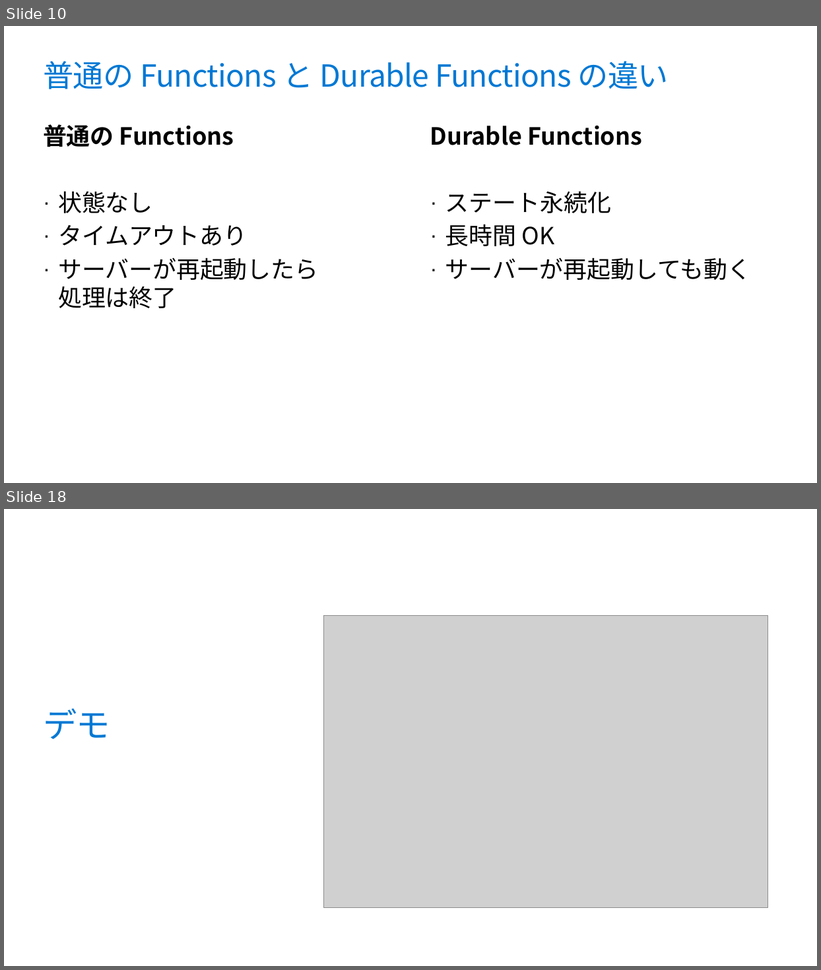
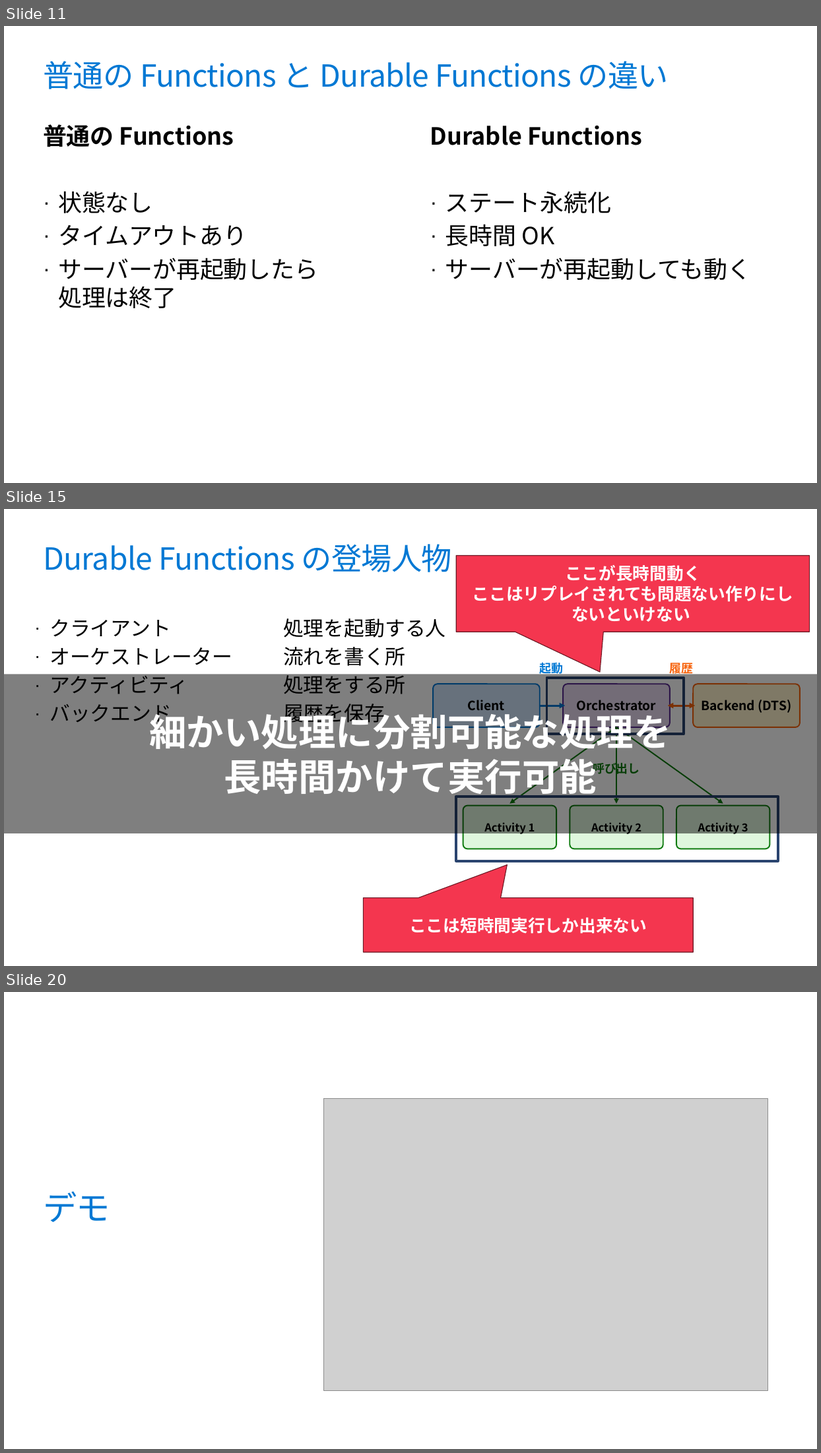
Before and after one commit to runceel/yonayona-durable, a slide deck: slides/slides.pptx. Shown one above the other, each under a label of ours: slides 10 and 18 before the commit, slides 11, 15 and 20 after it; the slides between them are not shown. The pictures are 821x970 and 821x1453 pixels, drawn with LibreOffice and Linux fonts; fonts in the diff are those of the drawing; grey boxes stand for pictures; background and template pictures are left out. Boxes give left, top, right and bottom in pixels: in the first picture for what was removed or moved away, otherwise in the second. Text is boxed around its words. In the diff, an @@ line names an element or a change of style, - is before the commit and + after.

```diff
--- a/slides/slides.pptx
+++ b/slides/slides.pptx
@@ slide 15 added at bbox=[4, 509, 817, 966], background #FFFFFF @@
@@ title added at bbox=[43, 544, 452, 572], 36 pt, text #0078D4 @@
+Durable Functions の登場人物
@@ speech box added at bbox=[457, 555, 810, 632], fill #F4364F, outline #6B1823 0.85 pt, 20 pt, text #FFFFFF, bold @@
+ここが長時間動く
+ここはリプレイされても問題ない作りにしないといけない
@@ text added at bbox=[50, 619, 405, 727], 24 pt, text #000000 @@
+· クライアント 処理を起動する人
+· オーケストレーター 流れを書く所
+· アクティビティ 処理をする所
+· バックエンド 履歴を保存
@@ text added at bbox=[539, 661, 563, 677], 14 pt, text #0078D4, bold @@
+起動
@@ text added at bbox=[669, 661, 693, 677], 14 pt, text #F7630C, bold @@
+履歴
@@ rectangle added at bbox=[4, 674, 817, 834], fill #000000 at 50% opacity, 44 pt, text #FFFFFF, bold @@
+細かい処理に分割可能な処理を
+長時間かけて実行可能
@@ rounded rectangle added at bbox=[434, 684, 540, 727], fill #CFE4FA, outline #0078D4 1.5 pt, 15 pt, text #000000, bold @@
+Client
@@ rectangle added at bbox=[547, 678, 684, 735], outline #2A446F 3 pt @@
@@ rounded rectangle added at bbox=[564, 684, 670, 727], fill #E8DAEF, outline #5C2D91 1.5 pt, 15 pt, text #000000, bold @@
+Orchestrator
@@ rounded rectangle added at bbox=[693, 684, 800, 727], fill #FFF4CE, outline #F7630C 1.5 pt, 15 pt, text #000000, bold @@
+Backend (DTS)
@@ arrow added from (540, 706) to (565, 706), #0078D4 2.25 pt @@
@@ double arrow added from (668, 706) to (695, 706), #F7630C 2.25 pt @@
@@ arrow added from (616, 727) to (510, 803), #107C10 1.5 pt @@
@@ arrow added from (616, 727) to (616, 803), #107C10 1.5 pt @@
@@ arrow added from (616, 727) to (723, 803), #107C10 1.5 pt @@
@@ text added at bbox=[593, 760, 640, 776], 14 pt, text #107C10, bold @@
+呼び出し
@@ rectangle added at bbox=[457, 797, 779, 861], outline #2A446F 3 pt @@
@@ rounded rectangle added at bbox=[463, 806, 556, 850], fill #DFF6DD, outline #107C10 1.5 pt, 13 pt, text #000000, bold @@
+Activity 1
@@ rounded rectangle added at bbox=[570, 806, 663, 850], fill #DFF6DD, outline #107C10 1.5 pt, 13 pt, text #000000, bold @@
+Activity 2
@@ rounded rectangle added at bbox=[677, 806, 770, 850], fill #DFF6DD, outline #107C10 1.5 pt, 13 pt, text #000000, bold @@
+Activity 3
@@ speech box added at bbox=[363, 898, 693, 953], fill #F4364F, outline #6B1823 0.85 pt, 20 pt, text #FFFFFF, bold @@
+ここは短時間実行しか出来ない
@@ what was slide 10 is now slide 11 @@
@@ what was slide 18 is now slide 20 @@
```
Also in this commit, not shown: 11 slides changed, 2 other slides added, 2 slides removed, 4 other files.
